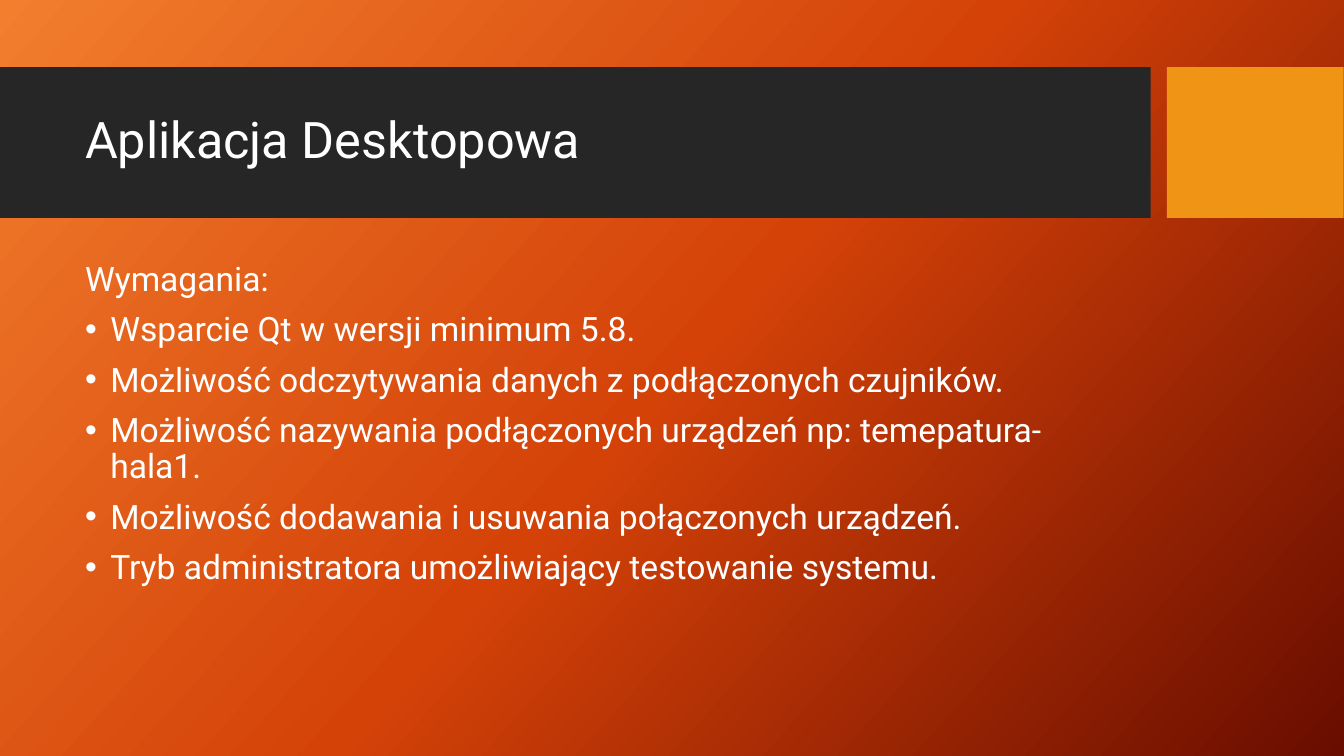
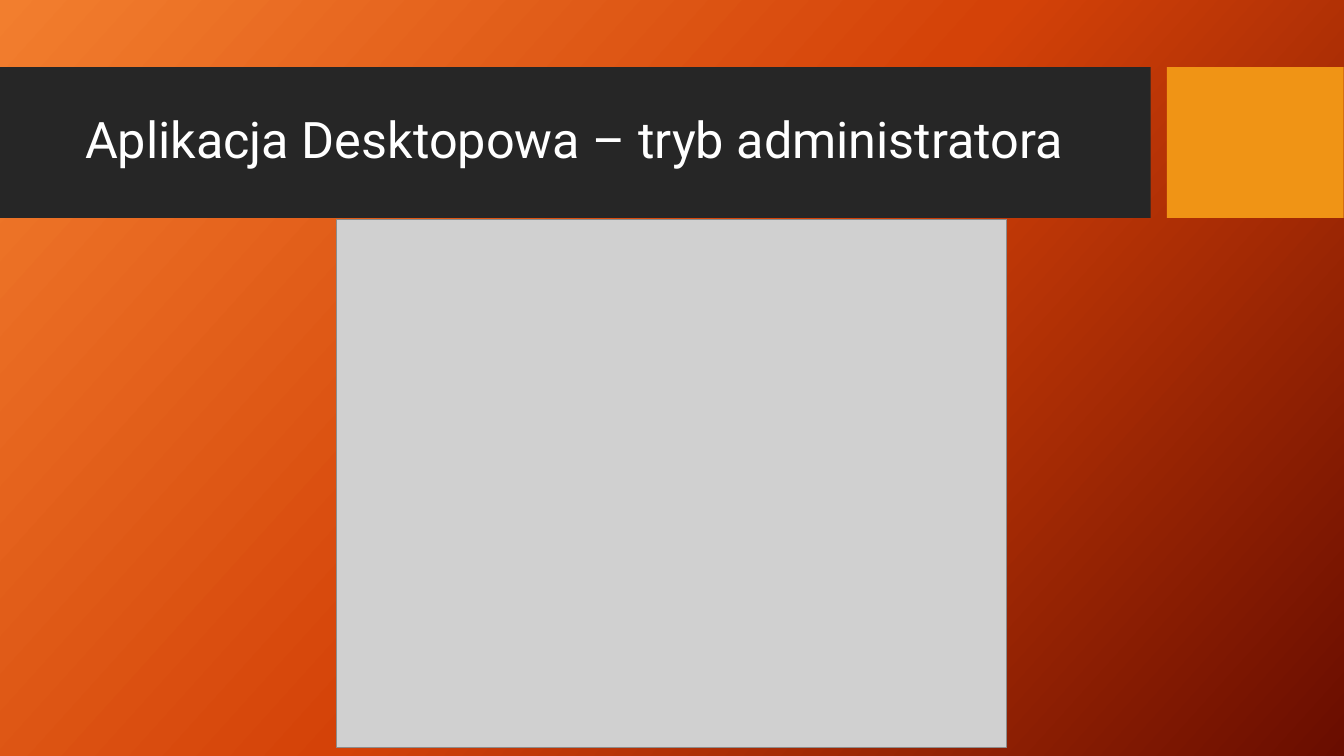
Before and after one commit to AdamStudies-PWR/ProjektZespolowyPWR, a slide deck: slide 8 of przentacja.pptx (slide 16 before the commit). Drawn at 1344x756 pixels with LibreOffice and Linux fonts; fonts in the diff are those of the drawing; grey boxes stand for pictures; background and template pictures are left out. Boxes give left, top, right and bottom in pixels: in the first picture for what was removed or moved away, otherwise in the second. Text is boxed around its words. In the diff, an @@ line names an element or a change of style, - is before the commit and + after.

```diff
--- a/przentacja.pptx
+++ b/przentacja.pptx
@@ title at bbox=[85, 120, 1063, 169]: text changed @@
-Aplikacja Desktopowa
+Aplikacja Desktopowa – tryb administratora
@@ picture added at bbox=[337, 220, 1007, 748] @@
@@ text removed at bbox=[85, 267, 1041, 586] @@
-Wymagania:
-• Wsparcie Qt w wersji minimum 5.8.
-• Możliwość odczytywania danych z podłączonych czujników.
-• Możliwość nazywania podłączonych urządzeń np: temepatura-hala1.
-• Możliwość dodawania i usuwania połączonych urządzeń.
-• Tryb administratora umożliwiający testowanie systemu.
```
Also in this commit, not shown: 3 other slides changed, 10 slides added, 18 slides removed, 3 other files.
